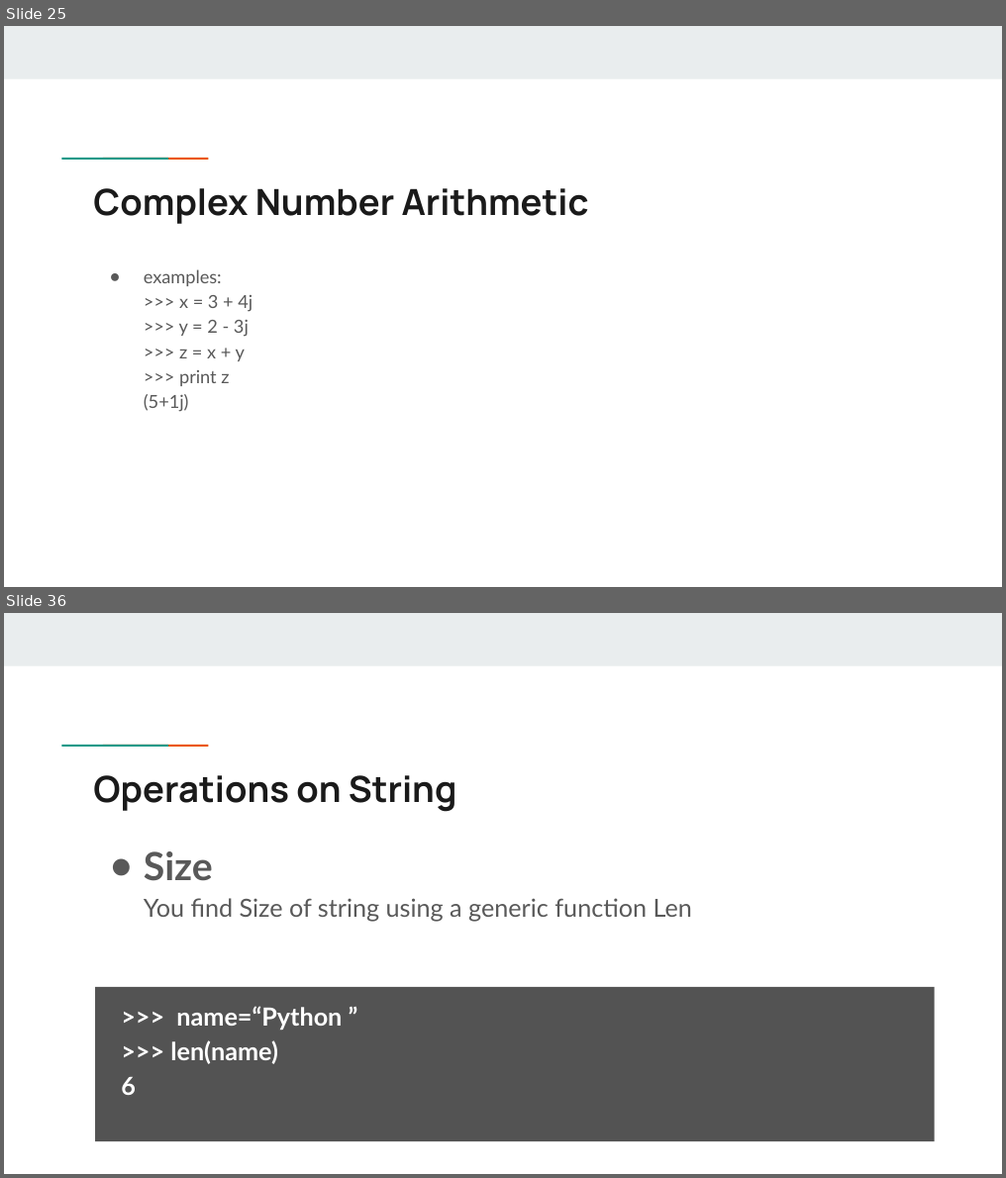
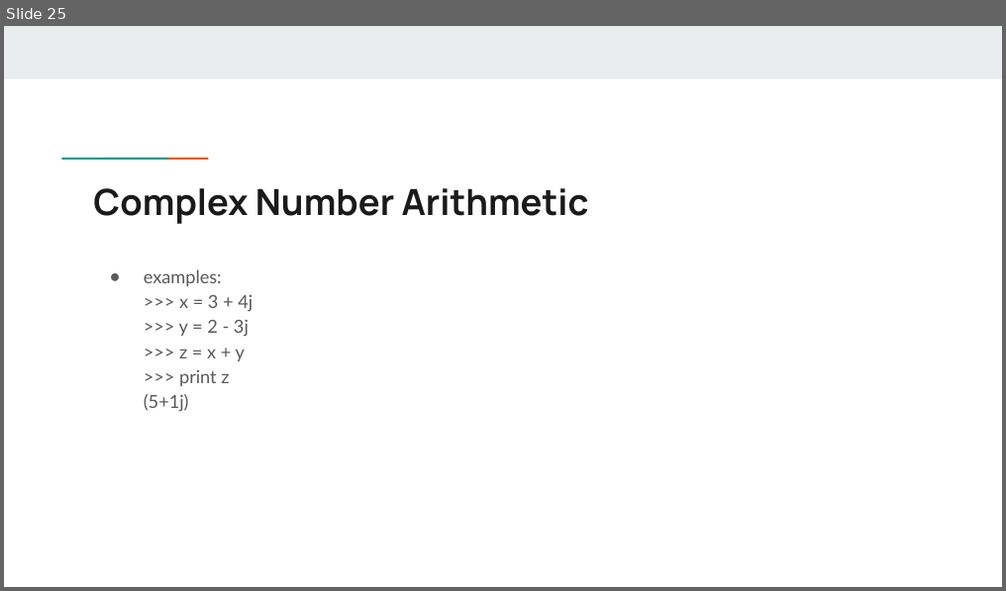
Before and after one commit to giridhersadineni/pythonsrec, a slide deck: 01.Intro/1. Python Basics.pptx. Shown one above the other, each under a label of ours: slides 25 and 36 before the commit, slide 25 after it; the slides between them are not shown. The pictures are 1006x1178 and 1006x591 pixels, drawn with LibreOffice and Linux fonts; fonts in the diff are those of the drawing. Boxes give left, top, right and bottom in pixels: in the first picture for what was removed or moved away, otherwise in the second. Text is boxed around its words. In the diff, an @@ line names an element or a change of style, - is before the commit and + after.

```diff
--- a/01.Intro/1. Python Basics.pptx
+++ b/01.Intro/1. Python Basics.pptx
@@ slide 36 removed at (x1=4, y1=613, x2=1002, y2=1174), background #FFFFFF; not listed: 3 template elements that a slide beside it also shows @@
@@ title removed at (x1=93, y1=775, x2=457, y2=812) @@
-Operations on String
@@ text removed at (x1=144, y1=852, x2=692, y2=922) @@
-● Size
-  You find Size of string using a generic function Len
@@ rectangle removed at (x1=95, y1=987, x2=934, y2=1142) @@
->>> name=“Python ”
->>> len(name)
-6
```
Also in this commit, not shown: 16 other slides removed, 30 other files.
